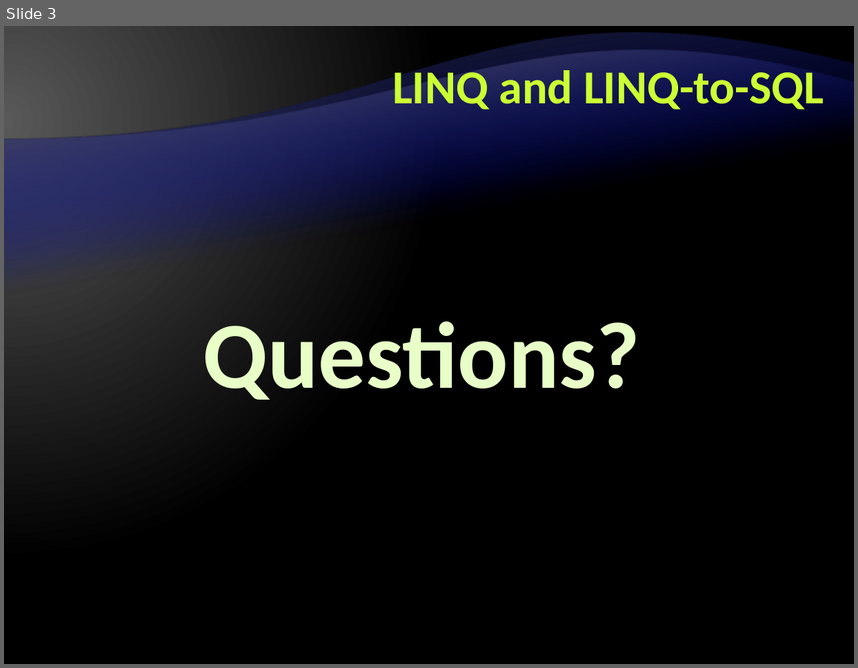
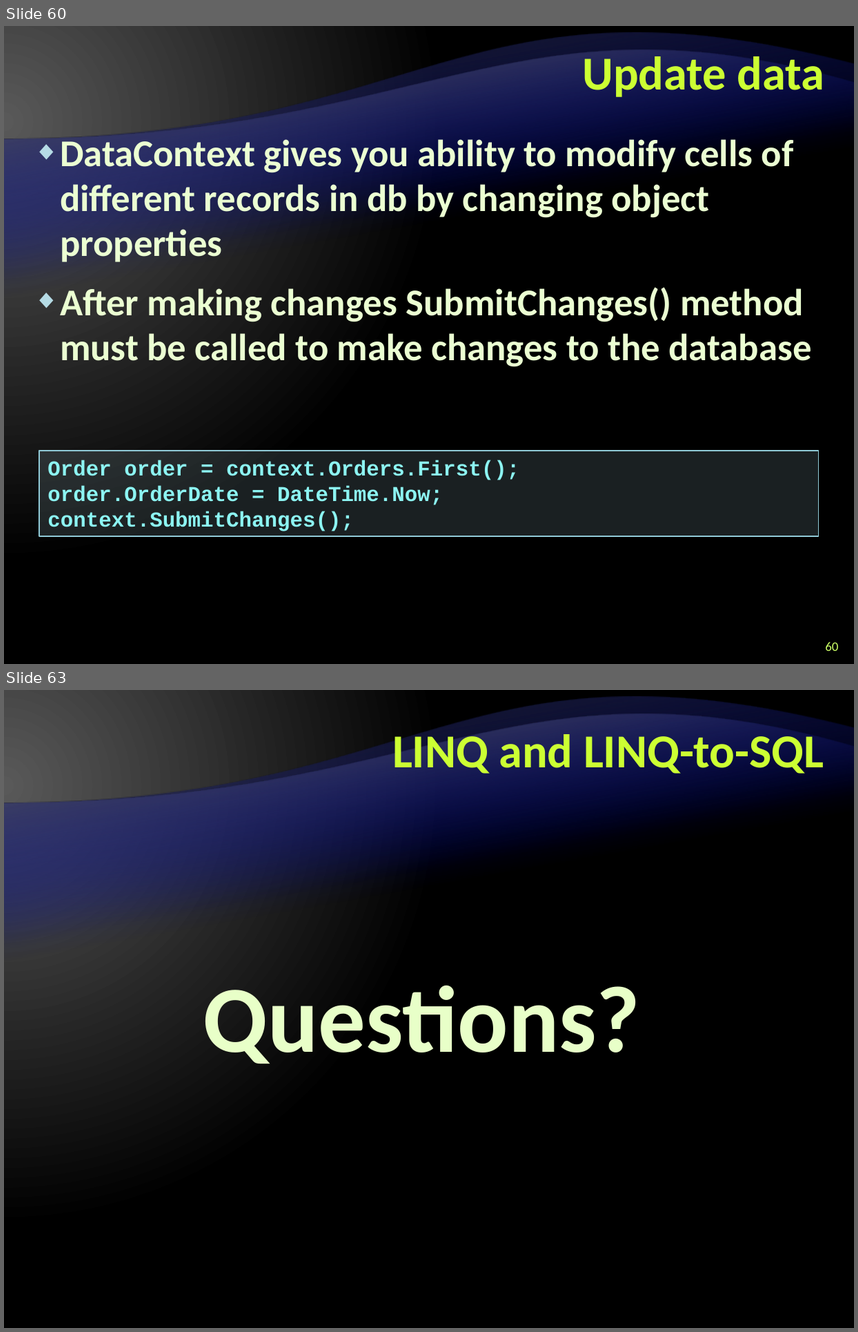
Before and after one commit to Graveheart/aspnetcourse, a slide deck: lectures/6. LINQ and LINQ-to-SQL.pptx. Shown one above the other, each under a label of ours: slide 3 before the commit, slides 60 and 63 after it; the slides between them are not shown. The pictures are 858x668 and 858x1332 pixels, drawn with LibreOffice and Linux fonts; fonts in the diff are those of the drawing; background and template pictures are left out. Boxes give left, top, right and bottom in pixels: in the first picture for what was removed or moved away, otherwise in the second. Text is boxed around its words. In the diff, an @@ line names an element or a change of style, - is before the commit and + after.

```diff
--- a/lectures/6. LINQ and LINQ-to-SQL.pptx
+++ b/lectures/6. LINQ and LINQ-to-SQL.pptx
@@ slide 60 added at box(4, 26, 854, 664), background gradient #595959 to #000000; not listed: 2 template elements that a slide beside it also shows @@
@@ title added at box(583, 50, 824, 97), 40 pt, text #CCFF33, bold @@
+Update data
@@ text added at box(60, 136, 811, 367), 32 pt, text #EBFFD2, bold @@
+◆ DataContext gives you ability to modify cells of different records in db by changing object properties
+◆ After making changes SubmitChanges() method must be called to make changes to the database
@@ rectangle added at box(40, 450, 819, 536), fill #B5DBE5 at 15% opacity, outline #90CAD7 1 pt, 18 pt, text #8CF4F2, bold @@
+Order order = context.Orders.First();
+order.OrderDate = DateTime.Now;
+context.SubmitChanges();
@@ page number added at box(825, 641, 838, 650), 11 pt, text #CCFF66 @@
+60
@@ what was slide 3 is now slide 63 @@
```
Also in this commit, not shown: 2 slides changed, 60 other slides added.
